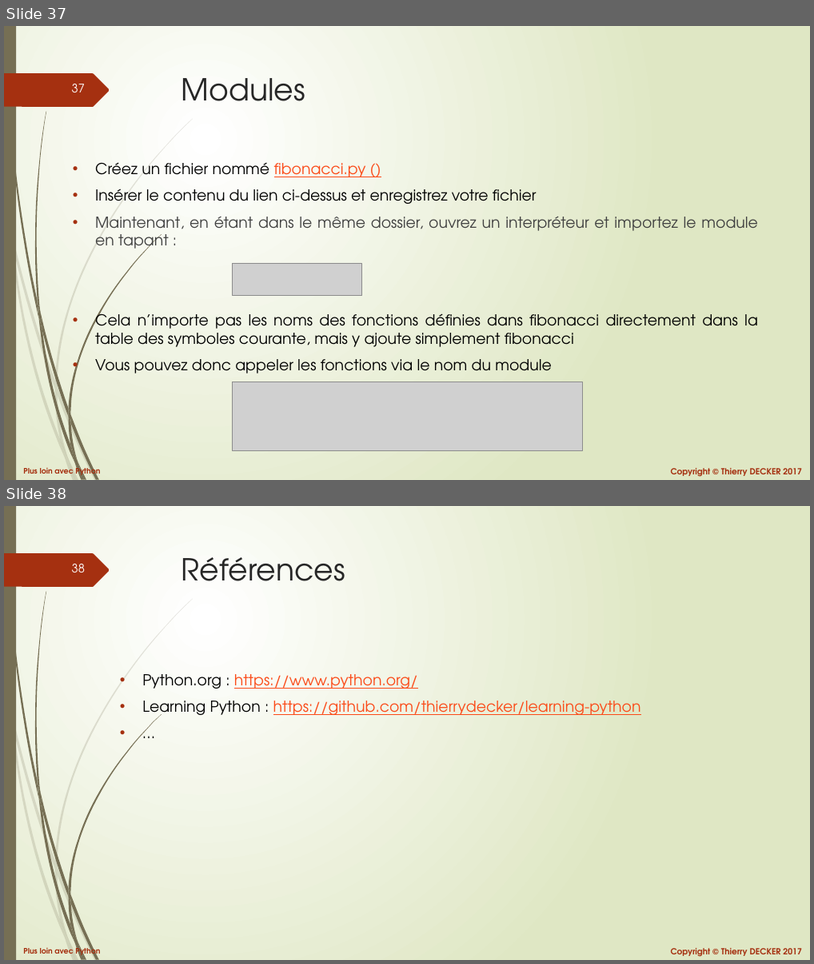
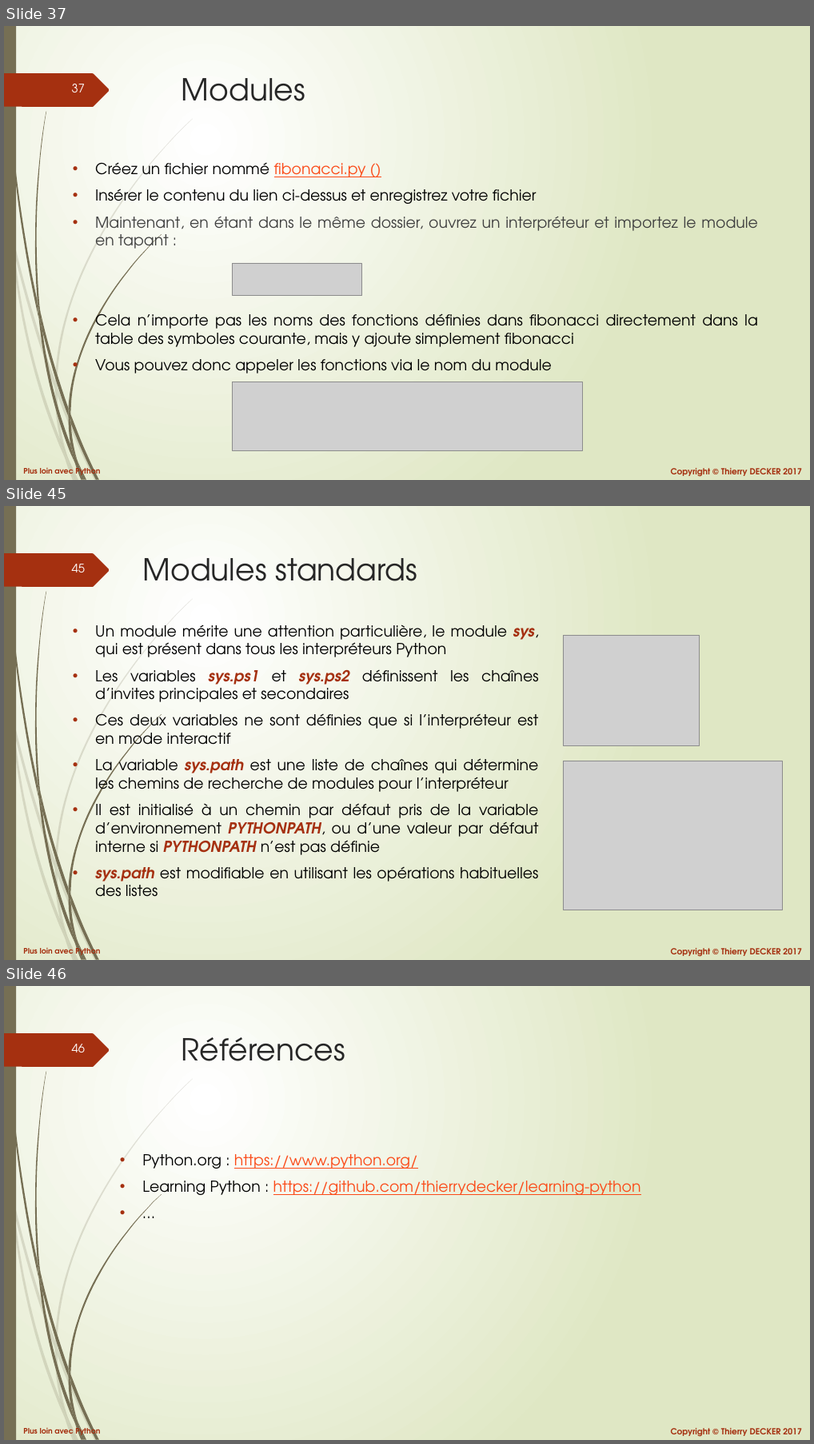
Before and after one commit to VikmanTheRacoon/learning-python, a slide deck: documentations/python-102.pptx. Shown one above the other, each under a label of ours: slides 37 and 38 before the commit, slides 37, 45 and 46 after it; the slides between them are not shown. The pictures are 814x964 and 814x1444 pixels, drawn with LibreOffice and Linux fonts; fonts in the diff are those of the drawing; grey boxes stand for pictures. Boxes give left, top, right and bottom in pixels: in the first picture for what was removed or moved away, otherwise in the second. Text is boxed around its words. In the diff, an @@ line names an element or a change of style, - is before the commit and + after.

```diff
--- a/documentations/python-102.pptx
+++ b/documentations/python-102.pptx
@@ slide 45 added at <box>4,506,810,960</box>, background gradient #FFFFFF to #DFE8C4; not listed: 27 template elements that a slide beside it also shows @@
@@ title added at <box>143,558,418,581</box>, 36 pt, text #262626 @@
+Modules standards
@@ text added at <box>95,624,539,896</box>, 18 pt, text #000000 @@
+• Un module mérite une attention particulière, le module sys, qui est présent dans tous les interpréteurs Python
+• Les variables sys.ps1 et sys.ps2 définissent les chaînes d’invites principales et secondaires
+• Ces deux variables ne sont définies que si l’interpréteur est en mode interactif
+• La variable sys.path est une liste de chaînes qui détermine les chemins de recherche de modules pour l’interpréteur
+• Il est initialisé à un chemin par défaut pris de la variable d’environnement PYTHONPATH, ou d’une valeur par défaut interne si PYTHONPATH n’est pas définie
+• sys.path est modifiable en utilisant les opérations habituelles des listes
@@ picture added at <box>563,635,700,745</box> @@
@@ picture added at <box>563,760,784,910</box> @@
@@ what was slide 38 is now slide 46 @@
@@ page number at <box>72,1044,85,1052</box>: text changed @@
-38
+46
```
Also in this commit, not shown: 7 other slides added, 1 other file.
